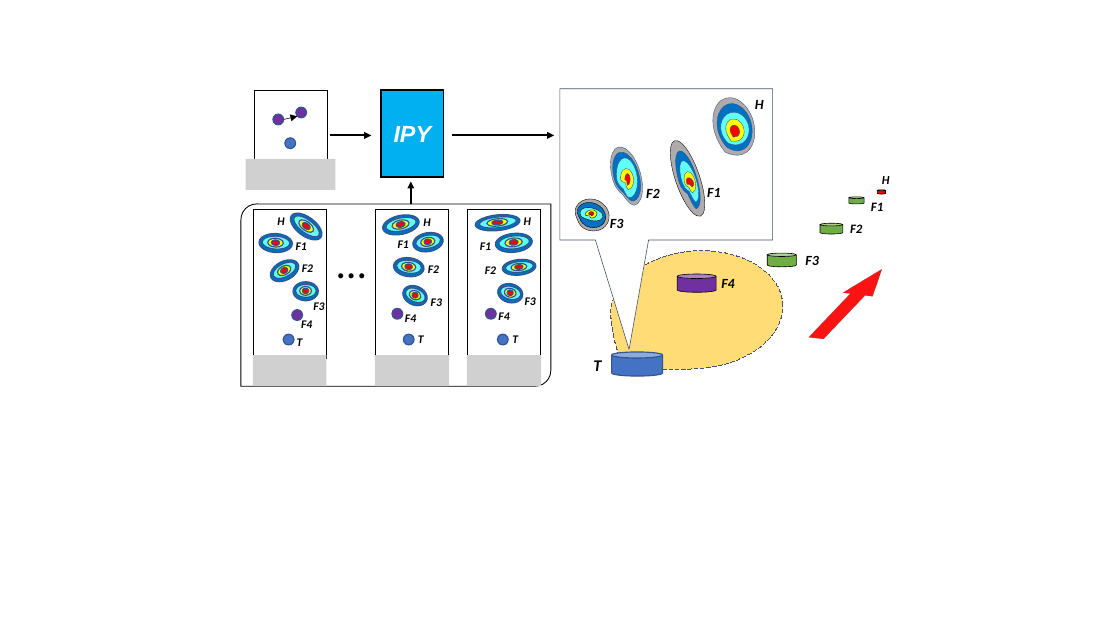
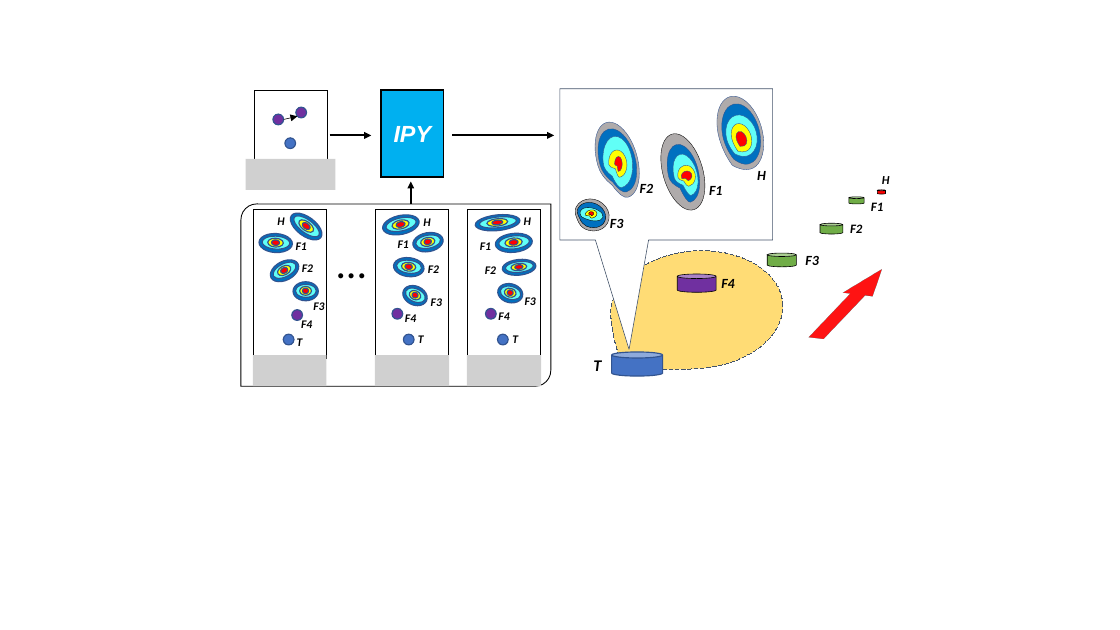
Before and after one commit to PavlicLab/ICRA2020_ReTLo, a slide deck: slide 3 of figures/pptx files/fig_concept.pptx. Drawn at 1120x630 pixels with LibreOffice and Linux fonts; fonts in the diff are those of the drawing; grey boxes stand for pictures. Boxes give left, top, right and bottom in pixels: in the first picture for what was removed or moved away, otherwise in the second. Text is boxed around its words. In the diff, an @@ line names an element or a change of style, - is before the commit and + after.

```diff
--- a/figures/pptx files/fig_concept.pptx
+++ b/figures/pptx files/fig_concept.pptx
@@ teardrop: place and size @@
-teardrop at bbox=[605, 143, 649, 209]
+teardrop at bbox=[587, 117, 648, 203]
@@ teardrop: place and size @@
-teardrop at bbox=[707, 92, 762, 160]
+teardrop at bbox=[709, 90, 772, 175]
@@ teardrop: place and size @@
-teardrop at bbox=[712, 100, 757, 155]
+teardrop at bbox=[716, 100, 767, 168]
@@ teardrop: place and size @@
-teardrop at bbox=[717, 109, 753, 148]
+teardrop at bbox=[722, 111, 762, 160]
@@ teardrop: place and size @@
-teardrop at bbox=[608, 149, 646, 204]
+teardrop at bbox=[592, 124, 644, 197]
@@ teardrop: place and size @@
-teardrop at bbox=[614, 157, 640, 200]
+teardrop at bbox=[600, 134, 636, 190]
@@ teardrop: place and size @@
-teardrop at bbox=[620, 168, 635, 191]
+teardrop at bbox=[608, 149, 629, 178]
@@ ellipse at bbox=[653, 129, 713, 216]: rotation 71 to 74 degrees @@
@@ teardrop at bbox=[662, 141, 706, 206]: rotation 163 to 166 degrees @@
@@ teardrop: place and size @@
-teardrop at bbox=[723, 116, 747, 143]
+teardrop at bbox=[728, 121, 755, 155]
@@ teardrop: place and size @@
-teardrop at bbox=[728, 124, 741, 138]
+teardrop at bbox=[734, 130, 749, 148]
@@ teardrop: place and size @@
-teardrop at bbox=[625, 174, 630, 186]
+teardrop at bbox=[615, 156, 623, 171]
@@ text "F2": place and size @@
-text "F2" at bbox=[646, 189, 659, 198]
+text "F2" at bbox=[640, 184, 653, 193]
@@ teardrop at bbox=[669, 151, 703, 199]: rotation 162 to 164 degrees @@
@@ teardrop at bbox=[676, 164, 698, 189]: rotation 165 to 168 degrees @@
@@ teardrop at bbox=[680, 170, 694, 183]: rotation 152 to 154 degrees @@
@@ text "H": place and size @@
-text "H" at bbox=[755, 100, 764, 109]
+text "H" at bbox=[757, 171, 766, 180]
```
Also in this commit, not shown: 2 other files.
